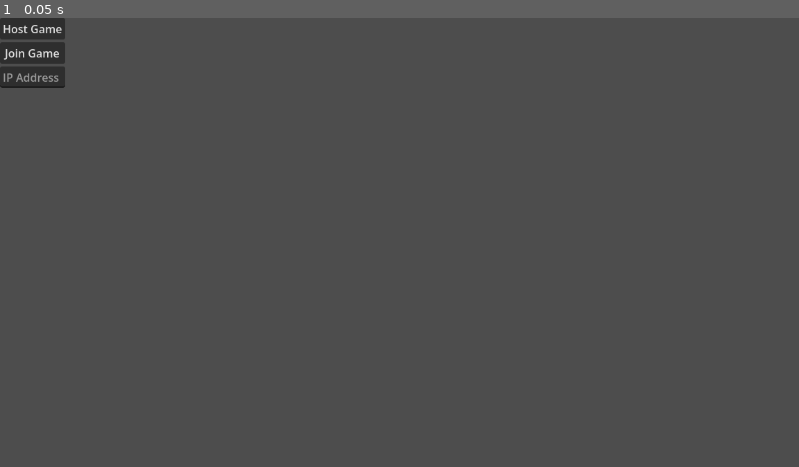
Above: before the commit, frame 1.
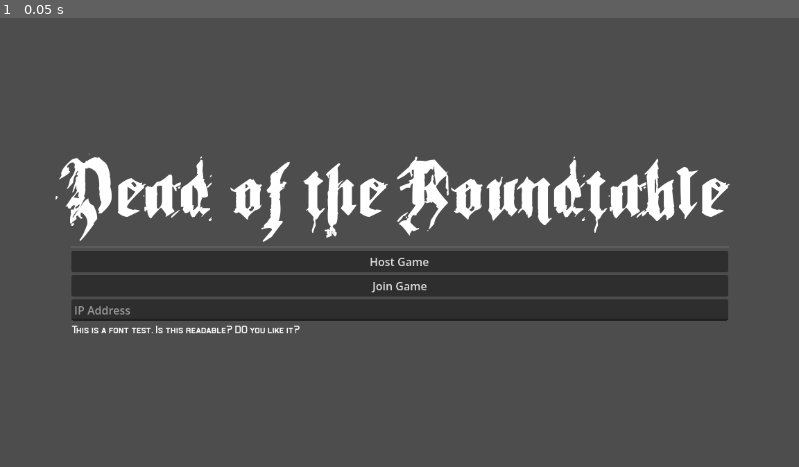
Above: after the commit, the same moment.

Repository: collinlongoria/dead-of-the-roundtable
Game: Godot game, scene res://Scenes/main_menu.tscn
The game is run twice, just before and just after one commit, with the same random seed, the same clock (stepped at 60 frames per second) and the same inputs.
Inputs:
- Up to frame 1 (0.05 s): no input

The runs differ from the first frame. In frame 1, 18% of the frame differs, in the area x 0-92%, y 0-71%.

Commit message:
added player stats and messing around

Diff:
--- /dev/null
+++ b/Dead Of The Roundtable/Resources/test_stats.tres
@@ -0,0 +1,8 @@
+[gd_resource type="Resource" script_class="PlayerStats" format=3 uid="uid://twn4qx06pu8v"]
+
+[ext_resource type="Script" uid="uid://doxh5s7gbdebo" path="res://Scripts/player_stats.gd" id="1_xh23i"]
+
+[resource]
+script = ExtResource("1_xh23i")
+health = 100.0
+metadata/_custom_type_script = "uid://doxh5s7gbdebo"
--- a/Dead Of The Roundtable/Scenes/hud.tscn
+++ b/Dead Of The Roundtable/Scenes/hud.tscn
@@ -1,6 +1,8 @@
 [gd_scene format=3 uid="uid://bvbxtf6nwtyp1"]
 
+[ext_resource type="Script" uid="uid://dftsnc7yuv6jn" path="res://Scripts/hud.gd" id="1_bjfho"]
 [ext_resource type="Texture2D" uid="uid://crshtyp8ewpsp" path="res://Assets/Sprites/bad_hand.png" id="1_e0onf"]
+[ext_resource type="Script" uid="uid://lqd6mr17ckcx" path="res://Scripts/health_bar.gd" id="2_fccik"]
 
 [node name="Hud" type="Control" unique_id=1583769511]
 layout_mode = 3
@@ -10,6 +12,7 @@
 grow_horizontal = 2
 grow_vertical = 2
 mouse_filter = 2
+script = ExtResource("1_bjfho")
 
 [node name="HandTexture" type="TextureRect" parent="." unique_id=1625981799]
 layout_mode = 1
@@ -39,3 +42,14 @@
 grow_vertical = 2
 text = "+"
 horizontal_alignment = 1
+
+[node name="BarContainer" type="VBoxContainer" parent="." unique_id=98694643]
+layout_mode = 0
+offset_right = 40.0
+offset_bottom = 40.0
+
+[node name="HealthBar" type="ProgressBar" parent="BarContainer" unique_id=1795378739]
+layout_mode = 2
+fill_mode = 1
+show_percentage = false
+script = ExtResource("2_fccik")
--- a/Dead Of The Roundtable/Scenes/ice_shard.tscn
+++ b/Dead Of The Roundtable/Scenes/ice_shard.tscn
@@ -43,6 +43,17 @@
 &"fly": SubResource("Animation_fech5")
 }
 
+[sub_resource type="SceneReplicationConfig" id="SceneReplicationConfig_w5rp8"]
+properties/0/path = NodePath(".:position")
+properties/0/spawn = true
+properties/0/replication_mode = 1
+properties/1/path = NodePath(".:rotation")
+properties/1/spawn = true
+properties/1/replication_mode = 2
+properties/2/path = NodePath(".:scale")
+properties/2/spawn = true
+properties/2/replication_mode = 2
+
 [node name="IceShard" type="Area3D" unique_id=747440183]
 transform = Transform3D(4, 0, 0, 0, 4, 0, 0, 0, 4, 0, 0, 0)
 script = ExtResource("1_w5rp8")
@@ -61,4 +72,7 @@
 libraries/ = SubResource("AnimationLibrary_u8r1m")
 autoplay = &"fly"
 
+[node name="MultiplayerSynchronizer" type="MultiplayerSynchronizer" parent="." unique_id=1873752320]
+replication_config = SubResource("SceneReplicationConfig_w5rp8")
+
 [connection signal="body_entered" from="." to="." method="_on_body_entered"]
--- a/Dead Of The Roundtable/Scenes/main_menu.tscn
+++ b/Dead Of The Roundtable/Scenes/main_menu.tscn
@@ -3,6 +3,8 @@
 [ext_resource type="Script" uid="uid://da3fo1ji8b70u" path="res://Scripts/game_manager.gd" id="1_28flt"]
 [ext_resource type="PackedScene" uid="uid://d3bgcl5avd3qe" path="res://Scenes/sandbox.tscn" id="2_1ehe0"]
 [ext_resource type="PackedScene" uid="uid://dtwheaff3qch7" path="res://Scenes/player.tscn" id="3_ce3w2"]
+[ext_resource type="FontFile" uid="uid://bwmgr6kbypg4c" path="res://Assets/Fonts/Ravenswood Clocktower.otf" id="4_ce3w2"]
+[ext_resource type="FontFile" uid="uid://dxwtbcclixi84" path="res://Assets/Fonts/Bathrind.otf" id="5_n45e2"]
 
 [node name="GameManager" type="Node" unique_id=1831519109]
 script = ExtResource("1_28flt")
@@ -11,14 +13,42 @@
 
 [node name="UI" type="Control" parent="." unique_id=1119740222]
 layout_mode = 3
-anchors_preset = 0
-offset_right = 40.0
-offset_bottom = 40.0
+anchors_preset = 8
+anchor_left = 0.5
+anchor_top = 0.5
+anchor_right = 0.5
+anchor_bottom = 0.5
+offset_left = -20.0
+offset_top = -20.0
+offset_right = 20.0
+offset_bottom = 20.0
+grow_horizontal = 2
+grow_vertical = 2
+size_flags_horizontal = 0
+size_flags_vertical = 0
 
 [node name="VBoxContainer" type="VBoxContainer" parent="UI" unique_id=32438192]
-layout_mode = 0
-offset_right = 40.0
-offset_bottom = 40.0
+layout_mode = 1
+anchors_preset = 8
+anchor_left = 0.5
+anchor_top = 0.5
+anchor_right = 0.5
+anchor_bottom = 0.5
+offset_left = -92.0
+offset_top = -68.0
+offset_right = 92.0
+offset_bottom = 68.0
+grow_horizontal = 2
+grow_vertical = 2
+
+[node name="Label" type="Label" parent="UI/VBoxContainer" unique_id=1576773058]
+layout_mode = 2
+theme_override_fonts/font = ExtResource("4_ce3w2")
+theme_override_font_sizes/font_size = 128
+text = "Dead of the Roundtable"
+
+[node name="HSeparator" type="HSeparator" parent="UI/VBoxContainer" unique_id=858285330]
+layout_mode = 2
 
 [node name="HostButton" type="Button" parent="UI/VBoxContainer" unique_id=1511327658]
 layout_mode = 2
@@ -31,3 +61,8 @@
 [node name="AddressEntry" type="LineEdit" parent="UI/VBoxContainer" unique_id=761994723]
 layout_mode = 2
 placeholder_text = "IP Address"
+
+[node name="Label2" type="Label" parent="UI/VBoxContainer" unique_id=383181716]
+layout_mode = 2
+theme_override_fonts/font = ExtResource("5_n45e2")
+text = "This is a font test. Is this readable? DO you like it?"
--- a/Dead Of The Roundtable/Scenes/sandbox.tscn
+++ b/Dead Of The Roundtable/Scenes/sandbox.tscn
@@ -57,6 +57,7 @@
 [node name="DebugUI" parent="UI" unique_id=110358034 instance=ExtResource("2_2b6ht")]
 
 [node name="Hud" parent="UI" unique_id=1583769511 instance=ExtResource("4_koc8j")]
+texture_filter = 1
 
 [node name="Zombie" parent="." unique_id=332882544 instance=ExtResource("4_s2tkr")]
 transform = Transform3D(1, 0, 0, 0, 1, 0, 0, 0, 1, -6.9343567, 1.4909441, -9.747341)
--- a/Dead Of The Roundtable/Scenes/zombie.tscn
+++ b/Dead Of The Roundtable/Scenes/zombie.tscn
@@ -9,6 +9,14 @@
 material = SubResource("StandardMaterial3D_rnd5q")
 
 [sub_resource type="CapsuleShape3D" id="CapsuleShape3D_n70j1"]
+
+[sub_resource type="SceneReplicationConfig" id="SceneReplicationConfig_h3kin"]
+properties/0/path = NodePath(".:position")
+properties/0/spawn = true
+properties/0/replication_mode = 1
+properties/1/path = NodePath(".:rotation")
+properties/1/spawn = true
+properties/1/replication_mode = 1
 
 [node name="Zombie" type="CharacterBody3D" unique_id=332882544]
 script = ExtResource("1_h3kin")
@@ -25,5 +33,8 @@
 [node name="TargetTimer" type="Timer" parent="." unique_id=930479320]
 autostart = true
 
+[node name="MultiplayerSynchronizer" type="MultiplayerSynchronizer" parent="." unique_id=14102923]
+replication_config = SubResource("SceneReplicationConfig_h3kin")
+
 [connection signal="velocity_computed" from="ZombieNavigationAgent" to="." method="_on_velocity_computed"]
 [connection signal="timeout" from="TargetTimer" to="." method="_on_target_timer_timeout"]
--- a/Dead Of The Roundtable/Scripts/debug_ui.gd
+++ b/Dead Of The Roundtable/Scripts/debug_ui.gd
@@ -1,8 +1,11 @@
 extends Control
-@export var player: CharacterBody3D
+var player: CharacterBody3D
 @onready var label: Label = $SpeedLabel
 
 func _process(_delta: float) -> void:
+	if not player or not is_instance_valid(player):
+		player = _find_local_player()
+
 	if not player or not label:
 		return
 
@@ -27,3 +30,11 @@
 		player.current_slide_speed,
 		player.is_on_floor()
 	]
+
+func _find_local_player() -> CharacterBody3D:
+	# Find all players in the targets group and return the one we have authority over
+	var players = get_tree().get_nodes_in_group("targets")
+	for p in players:
+		if p is CharacterBody3D and p.is_multiplayer_authority():
+			return p
+	return null
--- /dev/null
+++ b/Dead Of The Roundtable/Scripts/health_bar.gd
@@ -0,0 +1,12 @@
+extends ProgressBar
+
+@export var player_stats: PlayerStats
+
+func _ready() -> void:
+	pass
+#	player_stats.stat_changed.connect(_on_stat_changed)
+
+func _on_stat_changed(stat: PlayerStats.Stat, new_value: float) -> void:
+	match stat:
+		PlayerStats.Stat.HEALTH:
+			value = new_value
--- /dev/null
+++ b/Dead Of The Roundtable/Scripts/hud.gd
@@ -0,0 +1,6 @@
+extends Control
+
+@export var player_stats: PlayerStats
+
+func _ready():
+	$BarContainer/HealthBar.player_stats = player_stats
--- a/Dead Of The Roundtable/Scripts/ice_shard.gd
+++ b/Dead Of The Roundtable/Scripts/ice_shard.gd
@@ -7,6 +7,9 @@
 	position -= transform.basis.z * speed * delta
 
 func _on_body_entered(body: Node3D) -> void:
+	if not multiplayer.is_server():
+		return
+
 	if body is CharacterBody3D and body.has_method("_handle_shooting"):
 		return
 
--- a/Dead Of The Roundtable/Scripts/player.gd
+++ b/Dead Of The Roundtable/Scripts/player.gd
@@ -250,21 +250,31 @@
 		target_point = to
 
 	# request host to spawn spell
-	_server_spawn_spell.rpc_id(1, spell_spawn_point.global_position, target_point)
+	var spell_scene_path := equipped_spell.projectile_scene.resource_path
+	var spell_damage := equipped_spell.damage
+	_server_spawn_spell.rpc_id(1, spell_spawn_point.global_position, target_point, spell_scene_path, spell_damage)
 
 	# start cooldown timer
 	var timer := get_tree().create_timer(equipped_spell.fire_rate)
 	timer.timeout.connect(func(): can_fire = true)
 
 @rpc("any_peer", "call_local", "reliable")
-func _server_spawn_spell(spawn_pos: Vector3, target_pos: Vector3) -> void:
+func _server_spawn_spell(spawn_pos: Vector3, target_pos: Vector3, scene_path: String, damage: float) -> void:
 	if not multiplayer.is_server():
 		return
 
-	var projectile = equipped_spell.projectile_scene.instantiate()
+	var scene := load(scene_path) as PackedScene
+	if not scene:
+		push_error("Failed to load spell scene: ", scene_path)
+		return
+
+	var projectile = scene.instantiate()
+	projectile.position = spawn_pos
+	var direction = spawn_pos.direction_to(target_pos)
+	if direction != Vector3.ZERO:
+		projectile.transform.basis = Basis.looking_at(direction, Vector3.UP)
+
+	if "damage" in projectile:
+		projectile.damage = damage
+
 	get_parent().add_child(projectile, true)
-	projectile.global_position = spawn_pos
-	projectile.look_at(target_pos, Vector3.UP)
-
-	if "damage" in projectile:
-		projectile.damage = equipped_spell.damage
--- /dev/null
+++ b/Dead Of The Roundtable/Scripts/player_stats.gd
@@ -0,0 +1,84 @@
+class_name PlayerStats
+extends Resource
+
+enum Stat {
+	HEALTH, # flat value
+	HEALTH_REGEN, # flat value
+	THORNS, # flat value
+
+	MOVEMENT_SPEED, # multiplier
+
+	DAMAGE_MULTIPLIER, # multiplier
+	RELOAD_SPEED_MULTIPLIER, # multiplier
+	ATTACK_SPEED_MULTIPLIER, # multiplier
+
+	CRITICAL_CHANCE_MULTIPLIER, # multiplier
+	CRITICAL_DAMAGE_MULTIPLIER, # multiplier
+
+	KNOCKBACK_MULTIPLIER, # multiplier
+
+	ELEMENTAL_DAMAGE_MULTIPLIER, # multiplier
+	ELEMENTAL_CHANCE_MULTIPLIER, # multiplier
+}
+
+signal stat_changed(stat: Stat, new_value: float)
+
+@export var health: float:
+	set(value):
+		health = value
+		stat_changed.emit(Stat.HEALTH, health)
+
+@export var health_regen: float:
+	set(value):
+		health_regen = value
+		stat_changed.emit(Stat.HEALTH_REGEN, health_regen)
+
+@export var thorns: float:
+	set(value):
+		thorns = value
+		stat_changed.emit(Stat.THORNS, thorns)
+
+@export var movement_speed: float:
+	set(value):
+		movement_speed = 1.0 + value
+		stat_changed.emit(Stat.MOVEMENT_SPEED, movement_speed)
+
+@export var damage_multiplier: float:
+	set(value):
+		damage_multiplier = 1.0 + value
+		stat_changed.emit(Stat.DAMAGE_MULTIPLIER, damage_multiplier)
+
+@export var reload_speed_multiplier: float:
+	set(value):
+		reload_speed_multiplier = 1.0 + value
+		stat_changed.emit(Stat.RELOAD_SPEED_MULTIPLIER, reload_speed_multiplier)
+
+@export var attack_speed_multiplier: float:
+	set(value):
+		attack_speed_multiplier = 1.0 + value
+		stat_changed.emit(Stat.ATTACK_SPEED_MULTIPLIER, attack_speed_multiplier)
+
+@export var critical_chance_multiplier: float:
+	set(value):
+		critical_chance_multiplier = 1.0 + value
+		stat_changed.emit(Stat.CRITICAL_CHANCE_MULTIPLIER, critical_chance_multiplier)
+
+@export var critical_damage_multiplier: float:
+	set(value):
+		critical_damage_multiplier = 1.0 + value
+		stat_changed.emit(Stat.CRITICAL_DAMAGE_MULTIPLIER, critical_damage_multiplier)
+
+@export var knockback_multiplier: float:
+	set(value):
+		knockback_multiplier = 1.0 + value
+		stat_changed.emit(Stat.KNOCKBACK_MULTIPLIER, knockback_multiplier)
+
+@export var elemental_chance_multiplier: float:
+	set(value):
+		elemental_chance_multiplier = 1.0 + value
+		stat_changed.emit(Stat.ELEMENTAL_CHANCE_MULTIPLIER, elemental_chance_multiplier)
+
+@export var elemental_damage_multiplier: float:
+	set(value):
+		elemental_damage_multiplier = 1.0 + value
+		stat_changed.emit(Stat.ELEMENTAL_DAMAGE_MULTIPLIER, elemental_damage_multiplier)
--- a/Dead Of The Roundtable/Scripts/zombie.gd
+++ b/Dead Of The Roundtable/Scripts/zombie.gd
@@ -17,7 +17,14 @@
 
 	$TargetTimer.wait_time = randf_range(0.4, 0.6)
 
+	if not multiplayer.is_server():
+		$TargetTimer.stop()
+		nav_agent.avoidance_enabled = false
+
 func take_damage(amount: float) -> void:
+	if not multiplayer.is_server():
+		return
+
 	current_health -= amount
 	if current_health <= 0:
 		die()
@@ -27,6 +34,9 @@
 	queue_free()
 
 func _physics_process(delta: float) -> void:
+	if not multiplayer.is_server():
+		return
+
 	if not target or nav_agent.is_navigation_finished():
 		return
 
@@ -37,6 +47,9 @@
 	nav_agent.set_velocity(desired_velocity)
 
 func _on_velocity_computed(safe_velocity: Vector3) -> void:
+	if not multiplayer.is_server():
+		return
+
 	velocity = safe_velocity
 
 	if not is_on_floor():
@@ -64,6 +77,9 @@
 	return closest
 
 func _on_target_timer_timeout() -> void:
+	if not multiplayer.is_server():
+		return
+
 	target = _find_closest_target()
 
 	if target:
Binary file added: Dead Of The Roundtable/Assets/Fonts/Bathrind.otf
Not shown, added: Dead Of The Roundtable/Assets/Fonts/Bathrind.otf.import
Binary file added: Dead Of The Roundtable/Assets/Fonts/Ravenswood Clocktower.otf
Not shown, added: Dead Of The Roundtable/Assets/Fonts/Ravenswood Clocktower.otf.import
Binary file added: Dead Of The Roundtable/Assets/Sprites/item_frame.png
Not shown, added: Dead Of The Roundtable/Assets/Sprites/item_frame.png.import
Not shown, added: Dead Of The Roundtable/Scripts/health_bar.gd.uid
Not shown, added: Dead Of The Roundtable/Scripts/hud.gd.uid
Not shown, added: Dead Of The Roundtable/Scripts/player_stats.gd.uid
Not shown, added: aseprite files/common_frame.aseprite
Not shown, added: aseprite files/item_frame.aseprite
